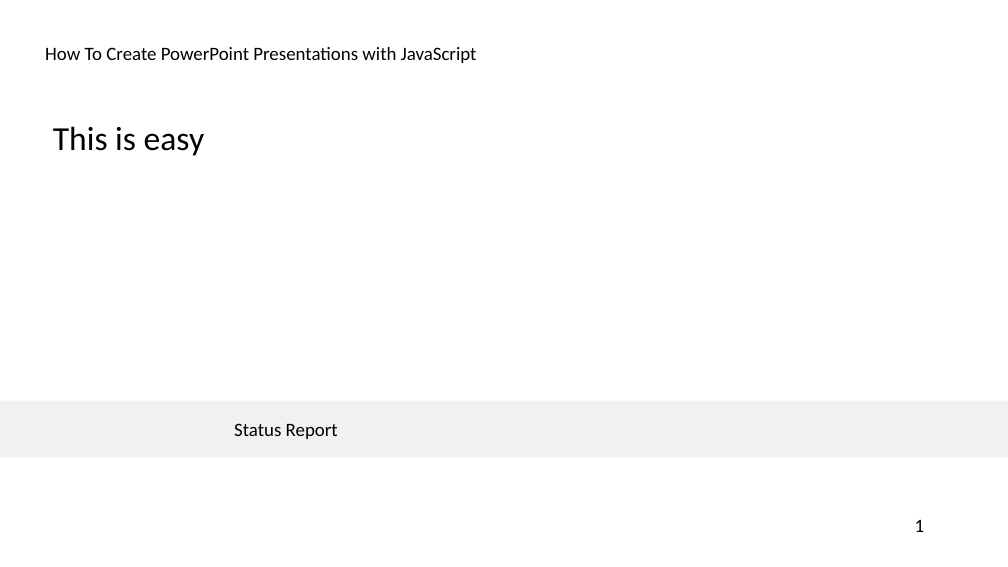
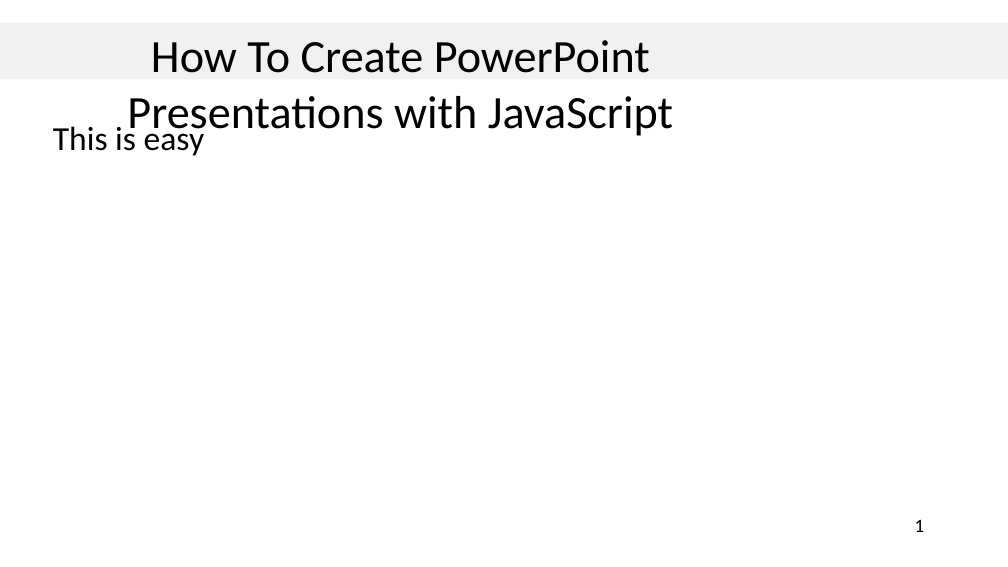
Before and after one commit to emptist/converts, a slide deck: slide 1 of Gen-PowerPoint-Demo.pptx. Drawn at 1008x567 pixels with LibreOffice and Linux fonts; fonts in the diff are those of the drawing; background and template pictures are left out. Boxes give left, top, right and bottom in pixels: in the first picture for what was removed or moved away, otherwise in the second. Text is boxed around its words. In the diff, an @@ line names an element or a change of style, - is before the commit and + after.

```diff
--- a/Gen-PowerPoint-Demo.pptx
+++ b/Gen-PowerPoint-Demo.pptx
@@ rectangle: place and size @@
-rectangle at (0, 401, 1008, 457)
+rectangle at (0, 23, 1008, 79)
@@ title "How To Create PowerPoint Presentations ...": place and size @@
-title "How To Create PowerPoint Presentations ..." at (45, 47, 477, 63)
+title "How To Create PowerPoint Presentations ..." at (127, 40, 673, 139)
@@ title "How To Create PowerPoint Presentations ..." at (127, 40, 673, 139): size 18 to 44 pt; alignment left to centre; vertical alignment middle to top @@
@@ text removed at (234, 423, 338, 439) @@
-Status Report
```
Also in this commit, not shown: 1 other slide changed, 1 other file.
